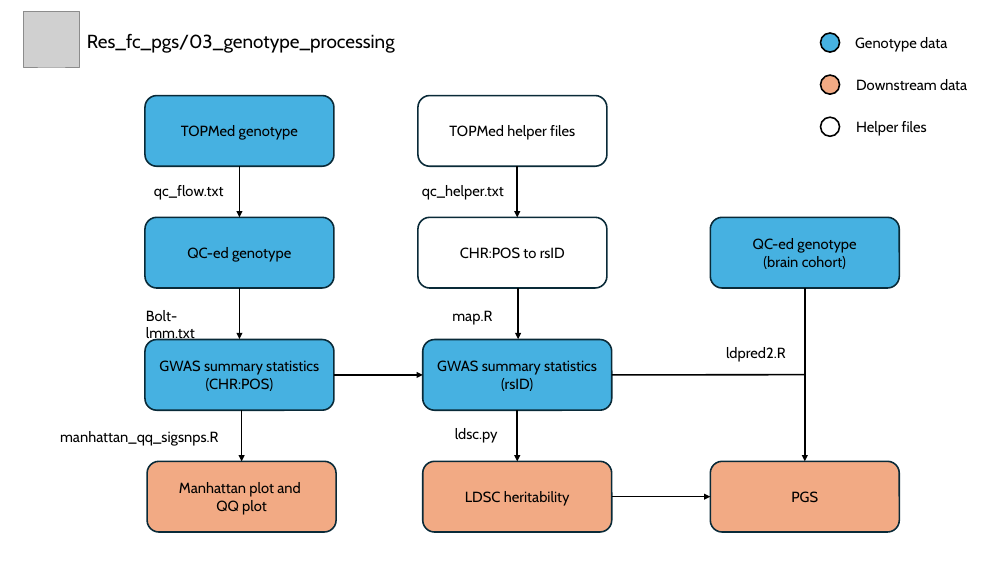
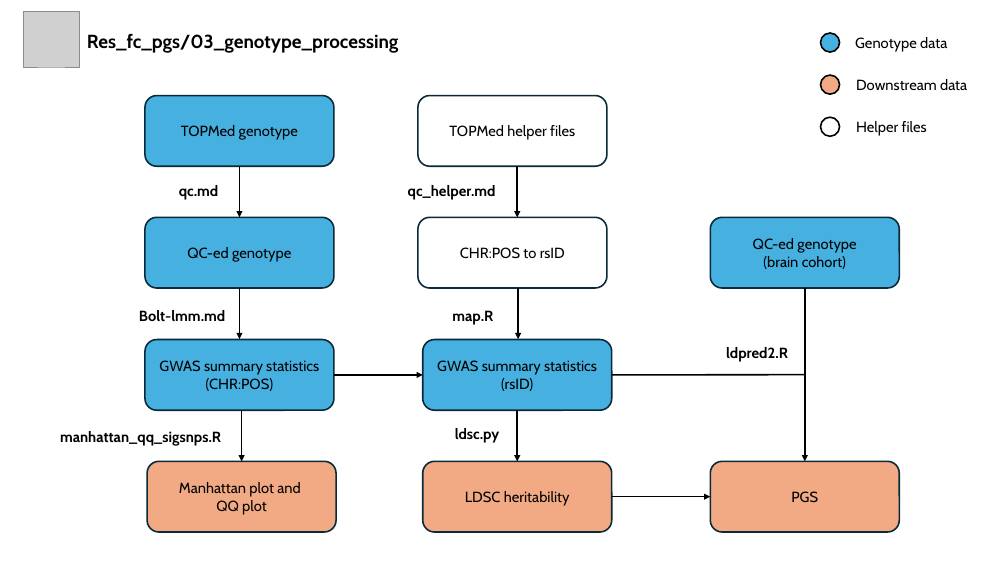
Before and after one commit to IanWu0408/res_fc_pgs, a slide deck: slide 1 of 03_genotype_processing/summary.pptx. Drawn at 1008x567 pixels with LibreOffice and Linux fonts; fonts in the diff are those of the drawing; grey boxes stand for pictures. Boxes give left, top, right and bottom in pixels: in the first picture for what was removed or moved away, otherwise in the second. Text is boxed around its words. In the diff, an @@ line names an element or a change of style, - is before the commit and + after.

Commit message:
Reorganize scripts and add genotype QC documentation

```diff
--- a/03_genotype_processing/summary.pptx
+++ b/03_genotype_processing/summary.pptx
@@ text at bbox=[179, 185, 219, 200]: text changed; bold on @@
-qc_flow.txt
+qc.md
@@ text at bbox=[408, 185, 496, 200]: text changed; bold on @@
-qc_helper.txt
+qc_helper.md
@@ text at bbox=[139, 310, 225, 321]: text changed; bold on @@
-Bolt-lmm.txt
+Bolt-lmm.md
@@ bold on in 5 elements at bbox=[60, 431, 221, 446], bbox=[87, 34, 399, 53], bbox=[452, 310, 493, 325], bbox=[726, 347, 788, 362], bbox=[455, 428, 500, 443] @@
```
Also in this commit, not shown: 1 other slide changed, 7 other files.
